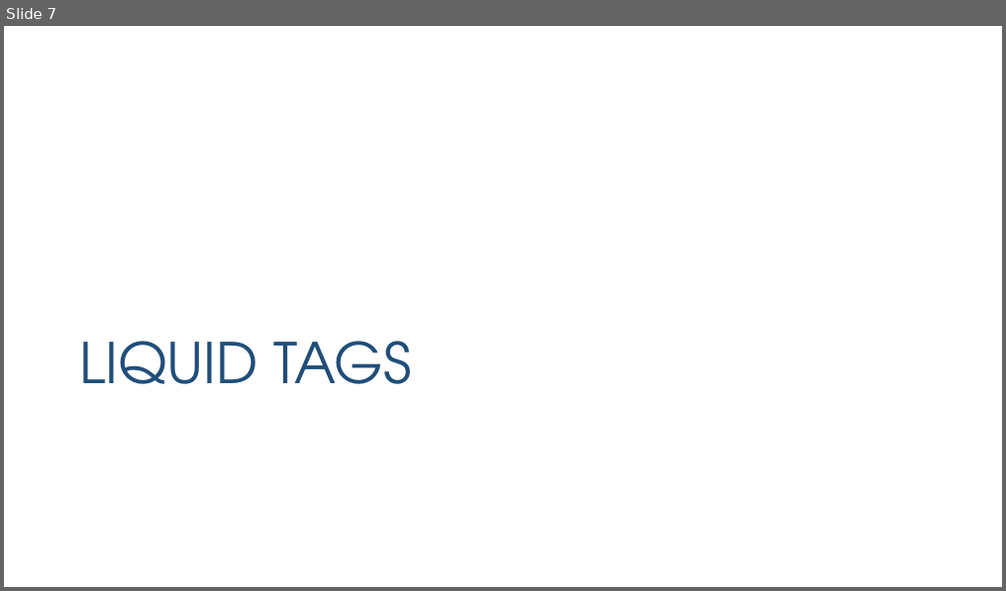
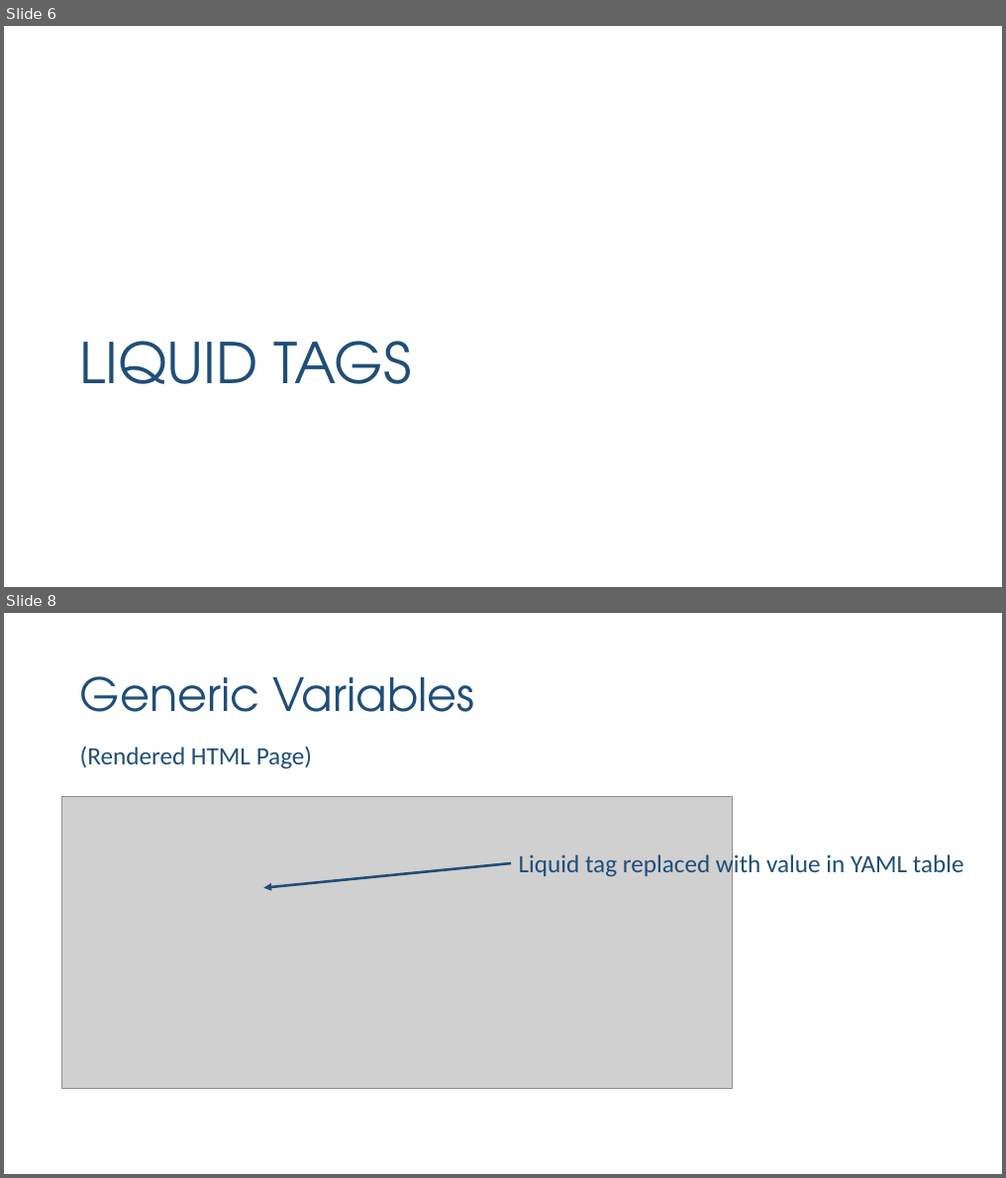
Before and after one commit to DS4PS/cpp-527-fall-2020, a slide deck: lectures/github-pages.pptx. Shown one above the other, each under a label of ours: slide 7 before the commit, slides 6 and 8 after it; the slides between them are not shown. The pictures are 1006x591 and 1006x1178 pixels, drawn with LibreOffice and Linux fonts; fonts in the diff are those of the drawing; grey boxes stand for pictures. Boxes give left, top, right and bottom in pixels: in the first picture for what was removed or moved away, otherwise in the second. Text is boxed around its words. In the diff, an @@ line names an element or a change of style, - is before the commit and + after.

```diff
--- a/lectures/github-pages.pptx
+++ b/lectures/github-pages.pptx
@@ slide 8 added at (4, 613, 1002, 1174), background #FFFFFF @@
@@ title added at (80, 676, 475, 712), 44 pt, text #1F4E79 @@
+Generic Variables
@@ text added at (80, 746, 312, 769), 24 pt, text #1F4E79 @@
+(Rendered HTML Page)
@@ picture added at (61, 796, 732, 1089) @@
@@ arrow added from (511, 863) to (263, 888), #1F4E79 2.5 pt @@
@@ text added at (519, 853, 964, 879), 24 pt, text #1F4E79 @@
+Liquid tag replaced with value in YAML table
@@ what was slide 7 is now slide 6 @@
```
Also in this commit, not shown: 1 slide changed, 3 other slides added, 1 slide removed, 1 other file.
